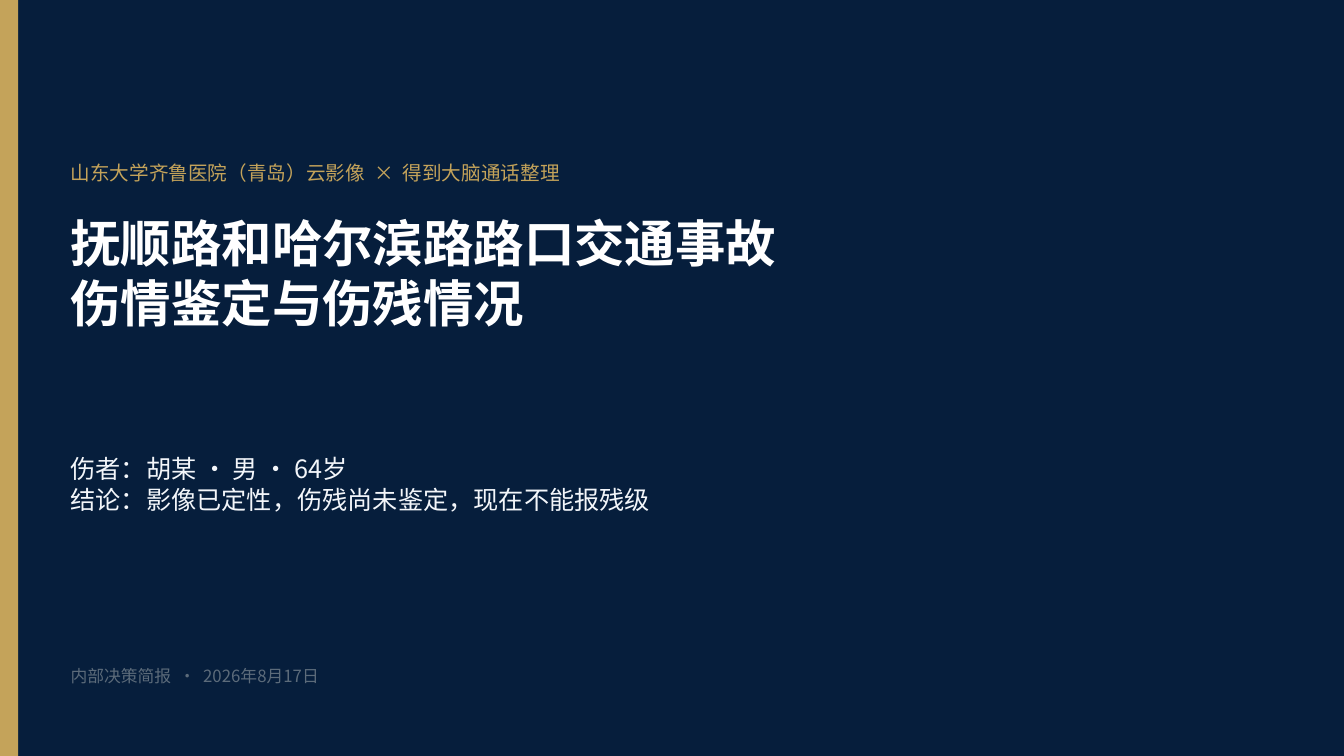
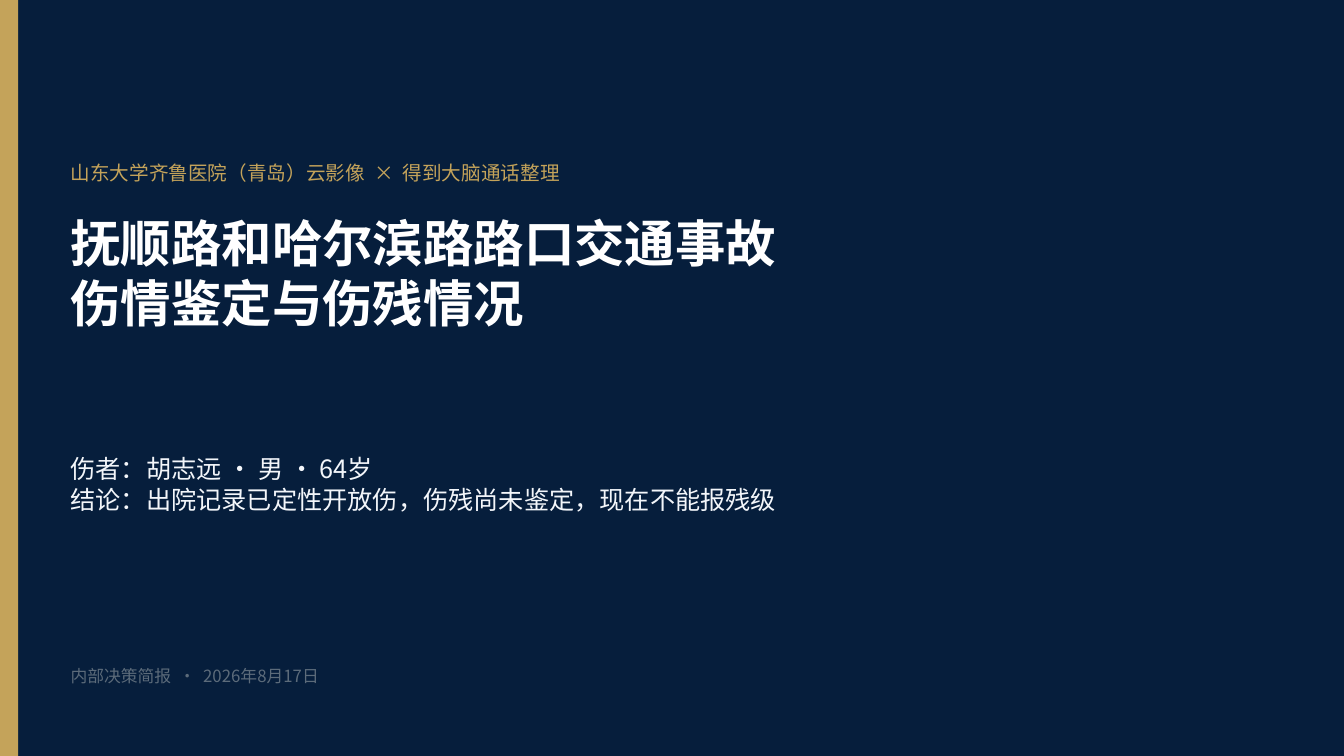
Before and after one commit to hujigang2010-maker/AIDEN, a slide deck: slide 1 of deliverables/青岛抚顺路和哈尔滨路路口交通事故_伤情与伤残简报_20260817.pptx. Drawn at 1344x756 pixels with LibreOffice and Linux fonts; fonts in the diff are those of the drawing. Boxes give left, top, right and bottom in pixels: in the first picture for what was removed or moved away, otherwise in the second. Text is boxed around its words. In the diff, an @@ line names an element or a change of style, - is before the commit and + after.

```diff
--- a/deliverables/青岛抚顺路和哈尔滨路路口交通事故_伤情与伤残简报_20260817.pptx
+++ b/deliverables/青岛抚顺路和哈尔滨路路口交通事故_伤情与伤残简报_20260817.pptx
@@ text at (71,456,777,512): text changed @@
-伤者：胡某 · 男 · 64岁
-结论：影像已定性，伤残尚未鉴定，现在不能报残级
+伤者：胡志远 · 男 · 64岁
+结论：出院记录已定性开放伤，伤残尚未鉴定，现在不能报残级
```
Also in this commit, not shown: 3 other slides changed, 23 other files.
